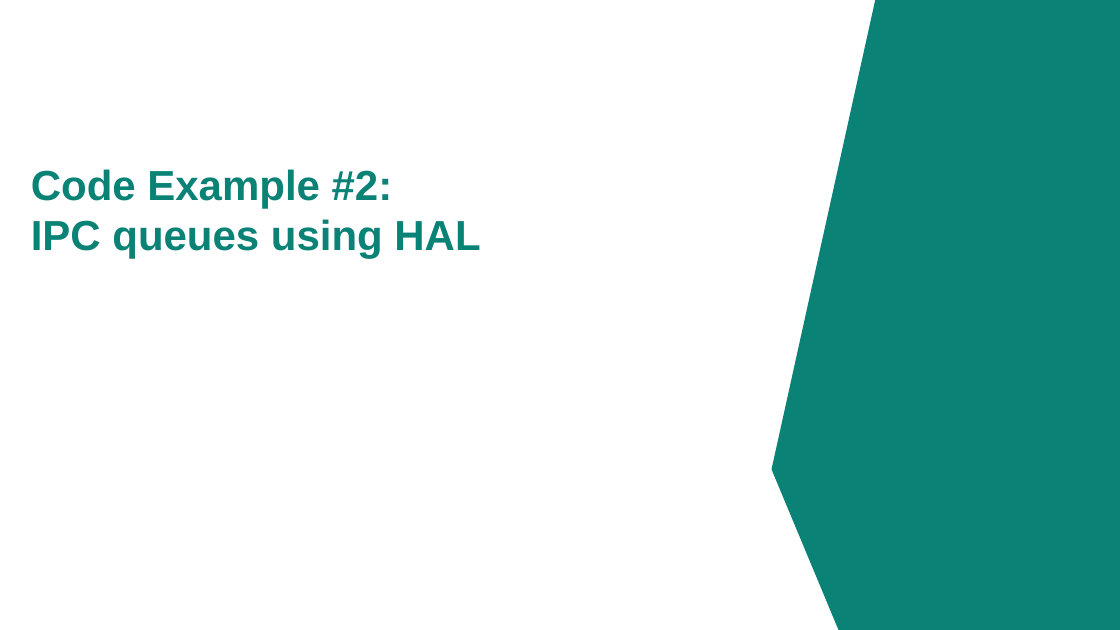
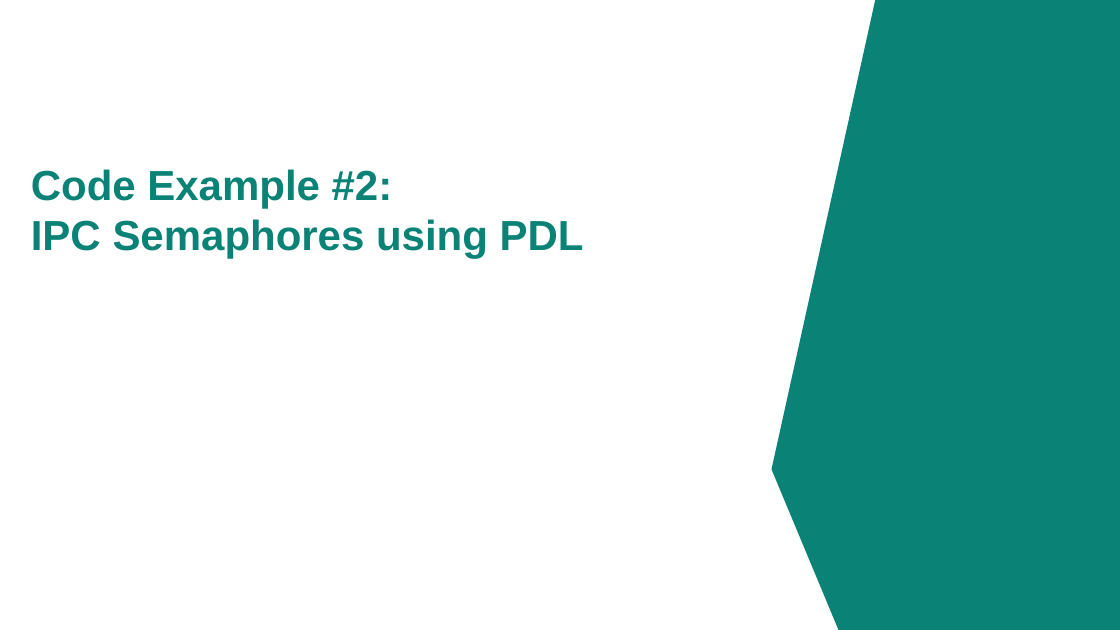
Before and after one commit to luisreynosoIFX/mtb-training-psoc-edge-e84-intro-ecosystem, a slide deck: slide 48 of .internal/Presentation/Intro to PSOC Edge E84 - Part 2 (E2)/PSoC_Edge E84_Introductory_E2_PPT.pptx (slide 55 before the commit). Drawn at 1120x630 pixels with LibreOffice and Linux fonts; fonts in the diff are those of the drawing; background and template pictures are left out. Boxes give left, top, right and bottom in pixels: in the first picture for what was removed or moved away, otherwise in the second. Text is boxed around its words. In the diff, an @@ line names an element or a change of style, - is before the commit and + after.

```diff
--- a/.internal/Presentation/Intro to PSOC Edge E84 - Part 2 (E2)/PSoC_Edge E84_Introductory_E2_PPT.pptx
+++ b/.internal/Presentation/Intro to PSOC Edge E84 - Part 2 (E2)/PSoC_Edge E84_Introductory_E2_PPT.pptx
@@ title at <box>31,169,584,258</box>: text changed @@
-Code Example #2:
-IPC queues using HAL
+Code Example #2:
+IPC Semaphores using PDL
```
Also in this commit, not shown: 37 other slides changed, 15 slides added, 24 slides removed, 4 other files.
